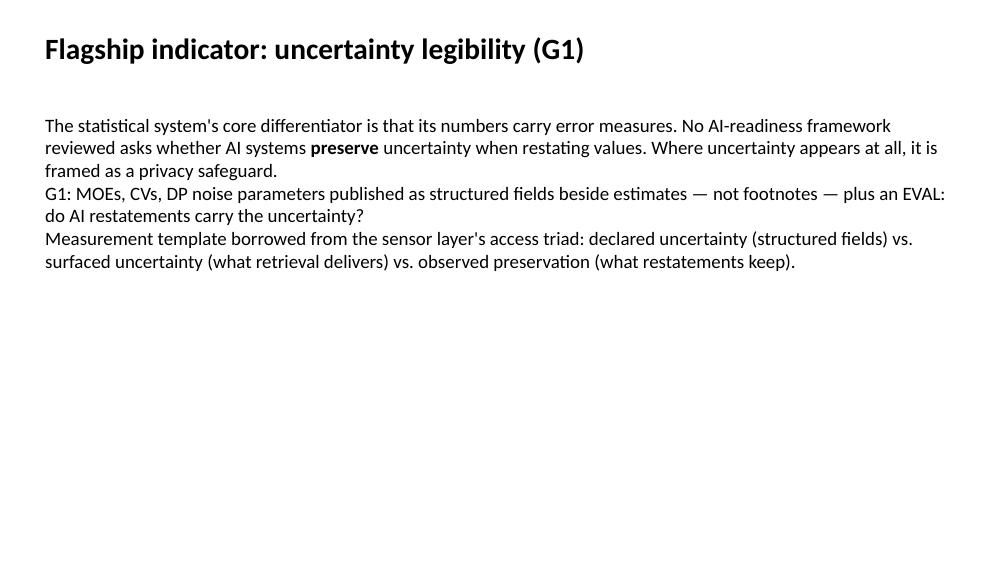
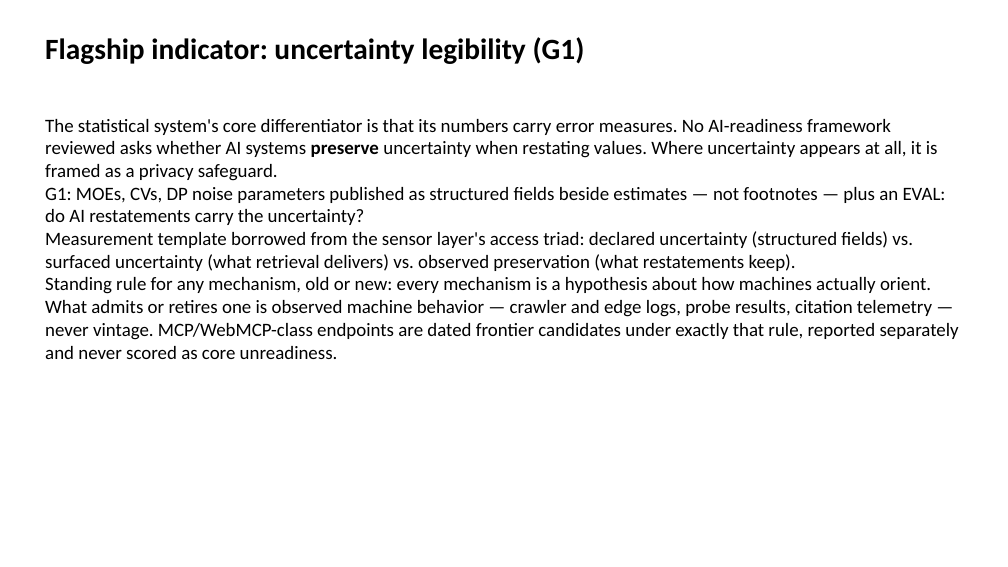
Before and after one commit to brockwebb/ai-readiness-kg, a slide deck: slide 13 of docs/crosswalk/framework_deck_2026-09-01.pptx. Drawn at 1008x567 pixels with LibreOffice and Linux fonts; fonts in the diff are those of the drawing. Boxes give left, top, right and bottom in pixels: in the first picture for what was removed or moved away, otherwise in the second. Text is boxed around its words. In the diff, an @@ line names an element or a change of style, - is before the commit and + after.

```diff
--- a/docs/crosswalk/framework_deck_2026-09-01.pptx
+++ b/docs/crosswalk/framework_deck_2026-09-01.pptx
@@ text at [45, 277, 959, 359]: paragraph added @@
+Standing rule for any mechanism, old or new: every mechanism is a hypothesis about how machines actually orient. What admits or retires one is observed machine behavior — crawler and edge logs, probe results, citation telemetry — never vintage. MCP/WebMCP-class endpoints are dated frontier candidates under exactly that rule, reported separately and never scored as core unreadiness.
```
Also in this commit, not shown: 4 other slides changed, 25 other files.
